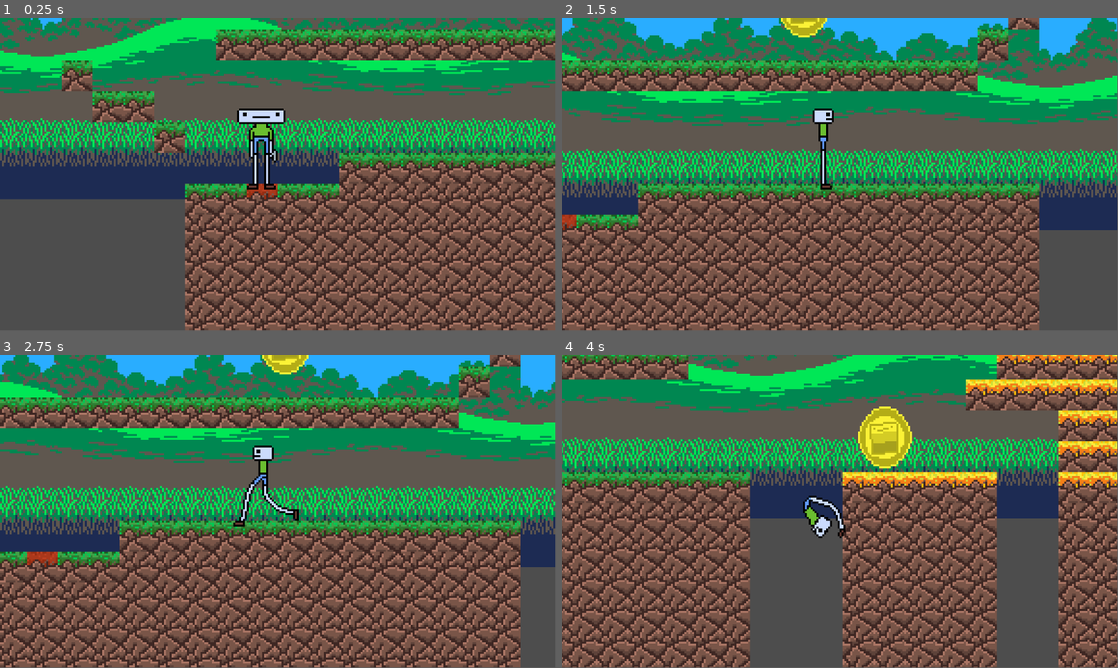
Above: before the commit, frames 1-4 (two rows, left to right).
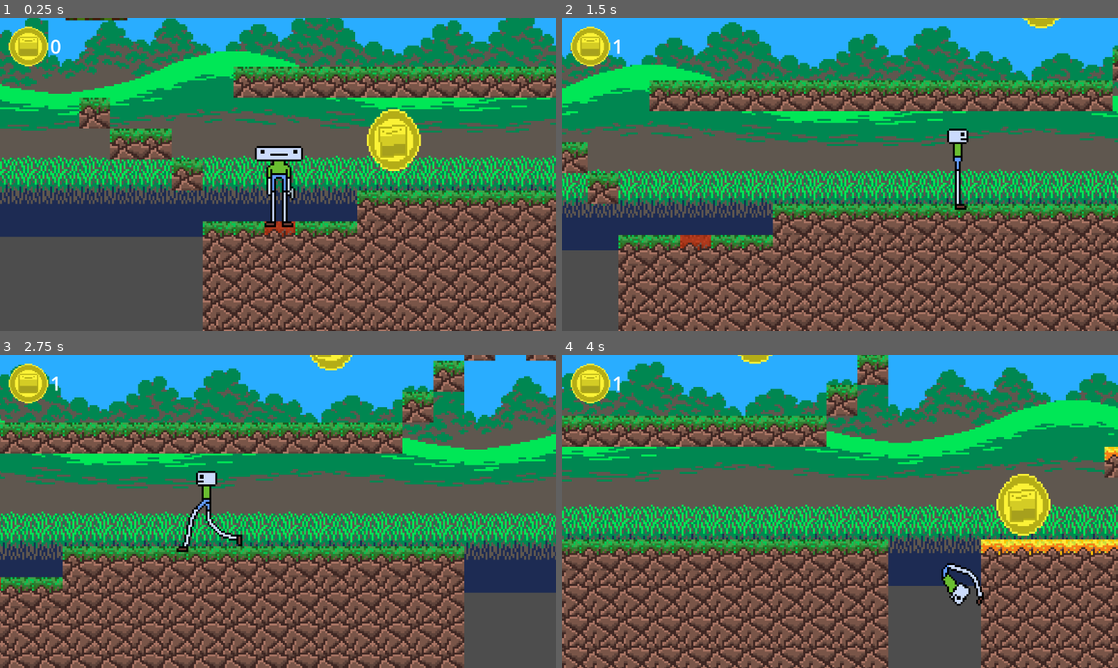
Above: after the commit, the same moments.

Repository: Foxbox133/NoodleLeg2
Game: Godot game, scene res://scenes/noodle_leg_2.tscn
The game is run twice, just before and just after one commit, with the same random seed, the same clock (stepped at 60 frames per second) and the same inputs.
Inputs:
- Up to frame 1 (0.25 s): no input
- Up to frame 2 (1.5 s): hold C (crouch) 0.53-1.28 s; hold Right (move_right) from 0.53 s (still down); tap Space (jump) at 0.77 s; tap C (crouch) at 1.35 s
- Up to frame 3 (2.75 s): tap Space (jump) at 1.52 s; release Right (move_right) at 2.03 s; hold Left (move_left) from 2.03 s (still down); hold C (crouch) from 2.03 s (still down)
- Up to frame 4 (4 s): release Left (move_left) at 2.78 s; release C (crouch) at 2.78 s; hold Right (move_right) from 2.78 s (still down); tap C (crouch) at 2.85 s; tap Space (jump) at 3.02, 3.77 s; hold C (crouch) from 3.53 s (still down)
The window is 799x449 before the commit and 800x450 after it. Grey fills any space a smaller window leaves; there, only what the larger window draws over its background counts as a difference.

The runs differ from the first frame. In frame 1, 77% of the frame differs, in the area x 0-100%, y 0-100%; in frame 2, 72%; in frame 3, 77%; in frame 4, 83%.

Commit message:
Yeah, i kinda just did that

Diff:
--- a/project.godot
+++ b/project.godot
@@ -14,6 +14,11 @@
 run/main_scene="res://scenes/noodle_leg_2.tscn"
 config/features=PackedStringArray("4.2", "Forward Plus")
 config/icon="res://icon.svg"
+
+[display]
+
+window/stretch/mode="viewport"
+window/stretch/aspect="expand"
 
 [input]
 
--- /dev/null
+++ b/scenes/Interface.gd
@@ -0,0 +1,16 @@
+extends Control
+
+@onready var score_label = $HBoxContainer/scoreLabel
+
+
+func displayPoints(points):
+	if (!points):
+		points = 0
+	if (!score_label):
+		return
+	score_label.text= str(points)
+
+
+
+func _on_game_manager_update_points_score(points):
+	displayPoints(points)
--- /dev/null
+++ b/scenes/interface.tscn
@@ -0,0 +1,33 @@
+[gd_scene load_steps=3 format=3 uid="uid://cbj0mj58x6omb"]
+
+[ext_resource type="Script" path="res://scenes/Interface.gd" id="1_letj2"]
+[ext_resource type="Texture2D" uid="uid://bybutg5swq3ox" path="res://funnyimg4game/coinFella.png" id="2_7lqu5"]
+
+[node name="Interface" type="Control"]
+layout_mode = 3
+anchors_preset = 15
+anchor_right = 1.0
+anchor_bottom = 1.0
+grow_horizontal = 2
+grow_vertical = 2
+size_flags_horizontal = 4
+size_flags_vertical = 4
+script = ExtResource("1_letj2")
+
+[node name="HBoxContainer" type="HBoxContainer" parent="."]
+layout_mode = 0
+offset_left = 18.0
+offset_top = 18.0
+offset_right = 167.0
+offset_bottom = 100.0
+
+[node name="TextureRect" type="TextureRect" parent="HBoxContainer"]
+layout_mode = 2
+texture = ExtResource("2_7lqu5")
+expand_mode = 3
+stretch_mode = 4
+
+[node name="scoreLabel" type="Label" parent="HBoxContainer"]
+layout_mode = 2
+theme_override_font_sizes/font_size = 40
+text = "0"
--- a/scenes/noodle_leg_2.tscn
+++ b/scenes/noodle_leg_2.tscn
@@ -9,6 +9,7 @@
 [ext_resource type="Texture2D" uid="uid://syq80rl0hsls" path="res://funnyimg4game/blueSky.png" id="6_fbmyt"]
 [ext_resource type="PackedScene" uid="uid://buisa1a6qmxkm" path="res://scenes/coin.tscn" id="7_qpyfs"]
 [ext_resource type="PackedScene" uid="uid://c2t0six31kkhl" path="res://scenes/rp_snail.tscn" id="9_6g6e4"]
+[ext_resource type="PackedScene" uid="uid://cbj0mj58x6omb" path="res://scenes/interface.tscn" id="9_f4vta"]
 
 [sub_resource type="TileSetAtlasSource" id="TileSetAtlasSource_bc6jt"]
 texture = ExtResource("2_et80k")
@@ -997,16 +998,22 @@
 [node name="Noodle Leg 2" type="Node2D"]
 position = Vector2(8, 80)
 
+[node name="CanvasLayer" type="CanvasLayer" parent="."]
+
+[node name="Interface" parent="CanvasLayer" instance=ExtResource("9_f4vta")]
+
 [node name="GameManager" type="Node" parent="."]
 unique_name_in_owner = true
 script = ExtResource("1_5hp3r")
 
-[node name="scoreLabel" type="Label" parent="GameManager"]
-offset_left = 1369.0
-offset_top = -36.0
-offset_right = 1499.0
-offset_bottom = -13.0
-text = "You have X coins"
+[node name="Noodle" parent="." instance=ExtResource("1_gei24")]
+top_level = true
+position = Vector2(13, 66)
+
+[node name="Camera2D" type="Camera2D" parent="Noodle"]
+zoom = Vector2(4, 4)
+position_smoothing_enabled = true
+position_smoothing_speed = 2.0
 
 [node name="TileMap" type="TileMap" parent="."]
 position = Vector2(14, -3)
@@ -1083,7 +1090,7 @@
 [node name="Coins" type="Node" parent="."]
 
 [node name="Coin" parent="Coins" instance=ExtResource("7_qpyfs")]
-position = Vector2(140, -15)
+position = Vector2(73, 51)
 
 [node name="Coin2" parent="Coins" instance=ExtResource("7_qpyfs")]
 position = Vector2(193, -30)
@@ -1103,18 +1110,10 @@
 [node name="Coin7" parent="Coins" instance=ExtResource("7_qpyfs")]
 position = Vector2(935, -40)
 
-[node name="Noodle" parent="." instance=ExtResource("1_gei24")]
-top_level = true
-position = Vector2(13, 66)
-
-[node name="Camera2D" type="Camera2D" parent="Noodle"]
-position = Vector2(9, 13)
-zoom = Vector2(4, 4)
-limit_bottom = 200
-limit_smoothed = true
-
 [node name="RPSnail" parent="." instance=ExtResource("9_6g6e4")]
 position = Vector2(66, -162)
 
 [node name="Platform3" parent="." instance=ExtResource("3_jool0")]
 position = Vector2(-48, -129)
+
+[connection signal="updatePointsScore" from="GameManager" to="CanvasLayer/Interface" method="_on_game_manager_update_points_score"]
--- a/scripts/game_manager.gd
+++ b/scripts/game_manager.gd
@@ -1,9 +1,16 @@
 extends Node
 
-var score = 0
+var points = 0
 
-@onready var score_label = $scoreLabel
+
 
 func add_point():
-	score +=1
-	score_label.text= "You have " + str(score) + " coins!"
+	points +=1
+	var interface = get_node("Interface")
+	print(interface)
+	if (interface != null):
+		interface.displayPoints(points)
+	emit_signal("updatePointsScore", points)
+
+
+signal updatePointsScore(points)
Not shown: 1 places in scenes/noodle_leg_2.tscn that only renumber resources
